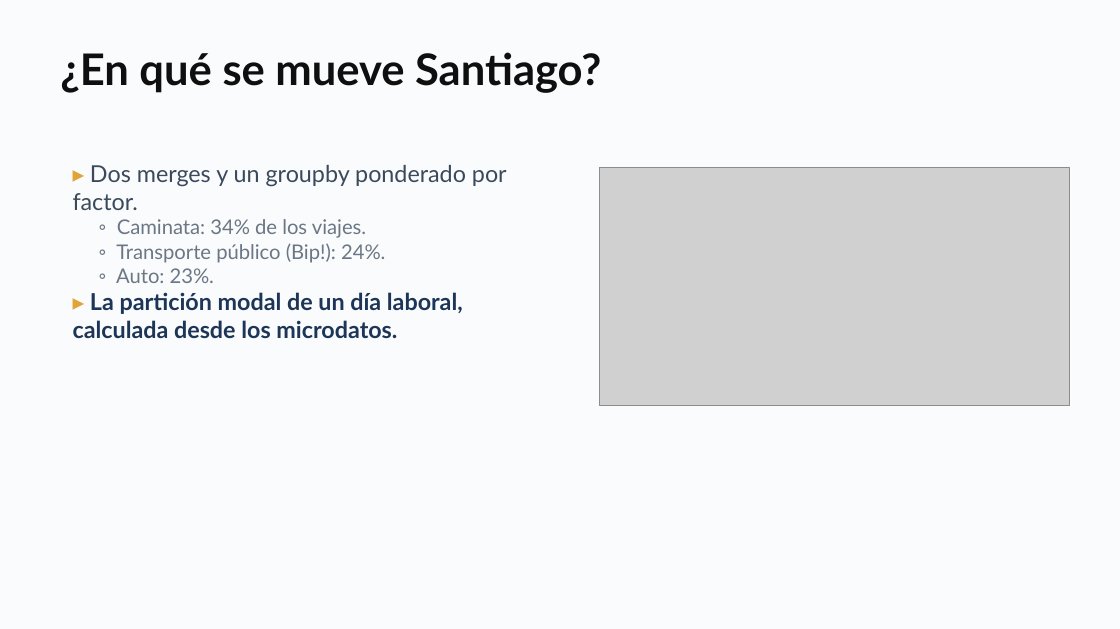
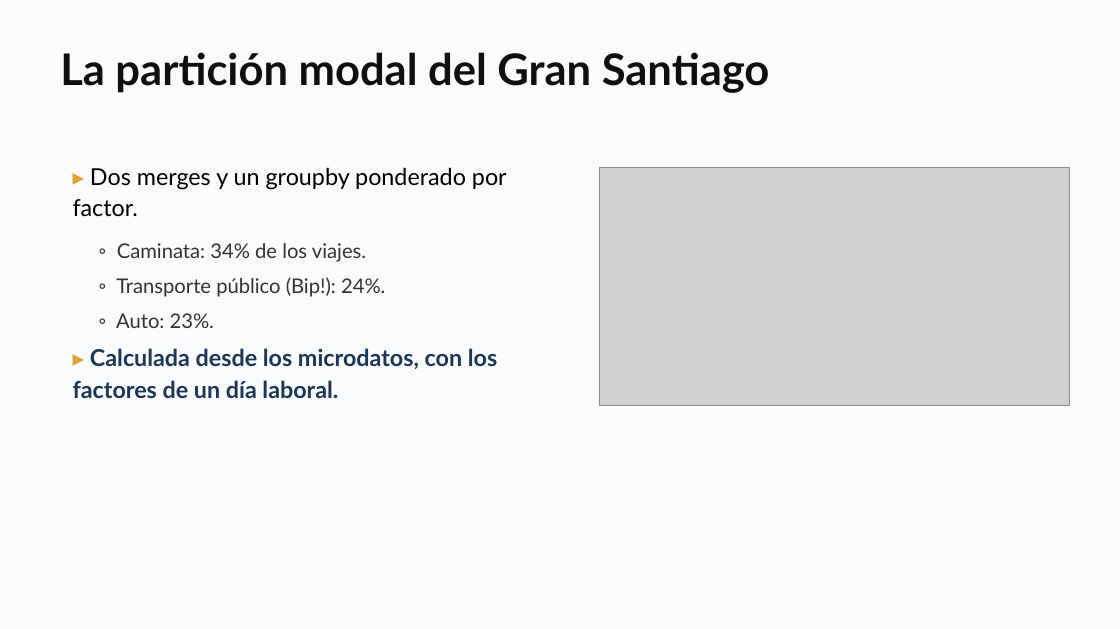
Before and after one commit to daniopitz/cienciadatos, a slide deck: slide 23 of presentaciones/clase02_pandas_eda.pptx (slide 20 before the commit). Drawn at 1120x629 pixels with LibreOffice and Linux fonts; fonts in the diff are those of the drawing; grey boxes stand for pictures. Boxes give left, top, right and bottom in pixels: in the first picture for what was removed or moved away, otherwise in the second. Text is boxed around its words. In the diff, an @@ line names an element or a change of style, - is before the commit and + after.

```diff
--- a/presentaciones/clase02_pandas_eda.pptx
+++ b/presentaciones/clase02_pandas_eda.pptx
@@ text at [60,52,770,93]: text changed @@
-¿En qué se mueve Santiago?
+La partición modal del Gran Santiago
@@ text at [73,167,507,328]: text colour #3A4A5C to #000000 in "Dos merges y un groupby ponderado por ..."; text colour #6B7785 to #333333 in "◦ Caminata: 34% de los viajes.", "◦ Transporte público (Bip!): 24%.", "◦ Auto: 23%."; line spacing 1 to 1.12; more space between paragraphs @@
@@ text at [73,348,497,398]: text changed @@
-▸ La partición modal de un día laboral, calculada desde los microdatos.
+▸ Calculada desde los microdatos, con los factores de un día laboral.
```
Also in this commit, not shown: 21 other slides changed, 6 slides added, 4 slides removed, 2 other files.
